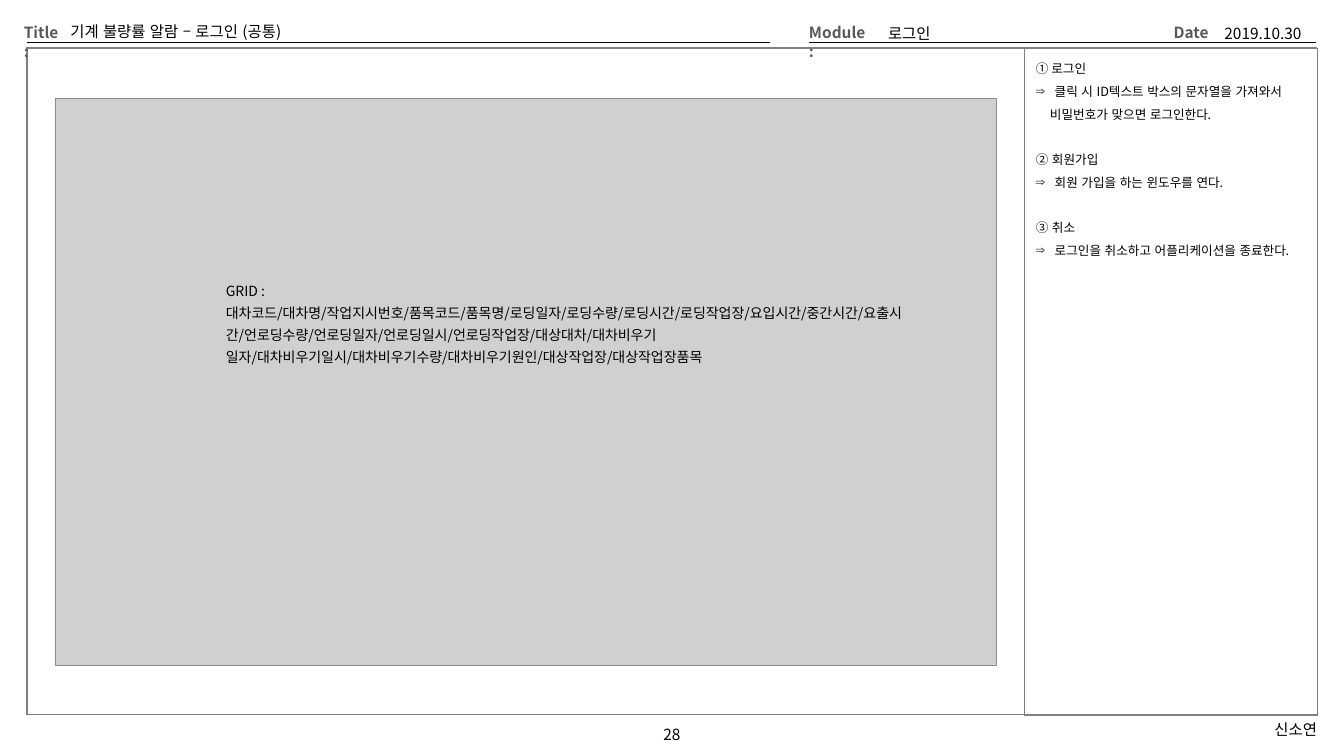
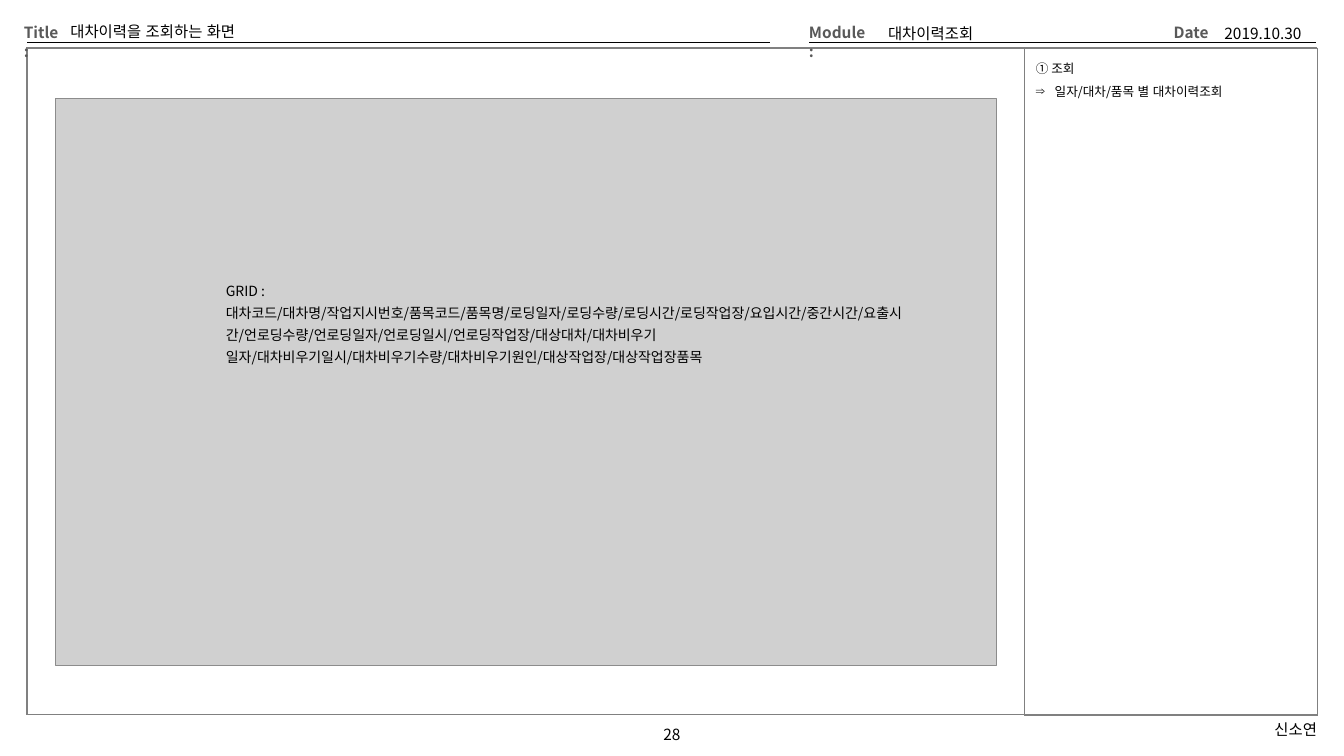
Before and after one commit to Cliedy-s/Team4, a slide deck: slide 28 of source/TEMP/Team4화면설계 - 오휘석.pptx. Drawn at 1344x756 pixels with LibreOffice and Linux fonts; fonts in the diff are those of the drawing; grey boxes stand for pictures. Boxes give left, top, right and bottom in pixels: in the first picture for what was removed or moved away, otherwise in the second. Text is boxed around its words. In the diff, an @@ line names an element or a change of style, - is before the commit and + after.

```diff
--- a/source/TEMP/Team4화면설계 - 오휘석.pptx
+++ b/source/TEMP/Team4화면설계 - 오휘석.pptx
@@ title at box(70, 24, 235, 39): text changed @@
-기계 불량률 알람 – 로그인 (공통)
+대차이력을 조회하는 화면
@@ text at box(888, 26, 973, 43): text changed @@
-로그인
+대차이력조회
@@ text at box(1036, 62, 1223, 99): text changed @@
-① 로그인
-⇒ 클릭 시 ID텍스트 박스의 문자열을 가져와서
-비밀번호가 맞으면 로그인한다.
-② 회원가입
-⇒ 회원 가입을 하는 윈도우를 연다.
-③ 취소
-⇒ 로그인을 취소하고 어플리케이션을 종료한다.
+① 조회
+⇒ 일자/대차/품목 별 대차이력조회
```
Also in this commit, not shown: 15 other slides changed, 1 other file.
